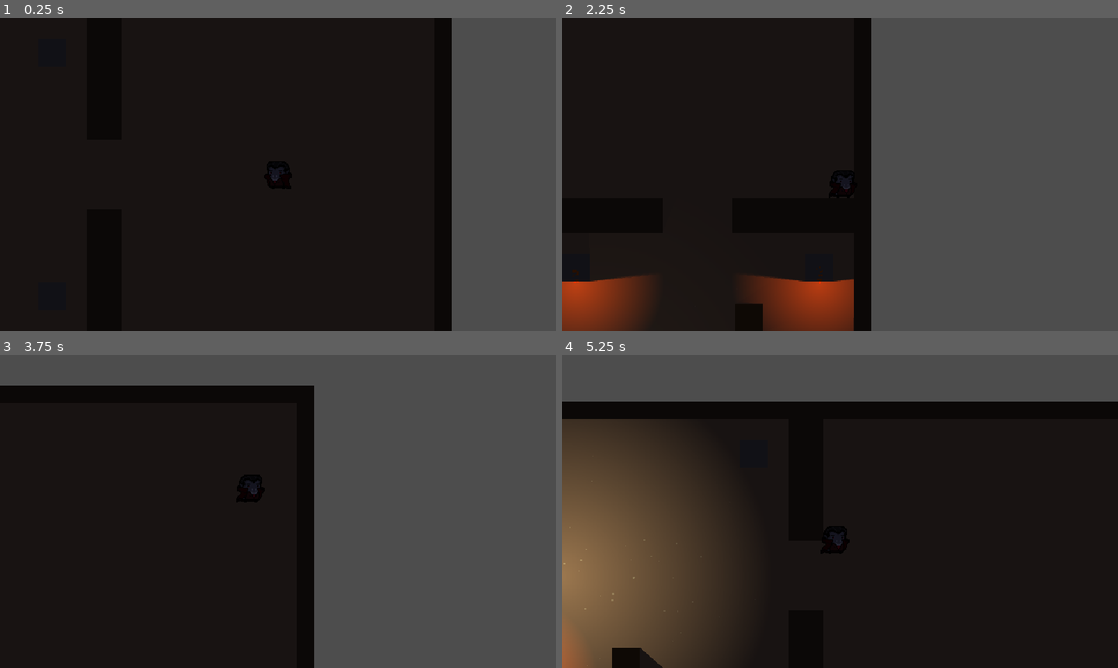
Above: before the commit, frames 1-4 (two rows, left to right).
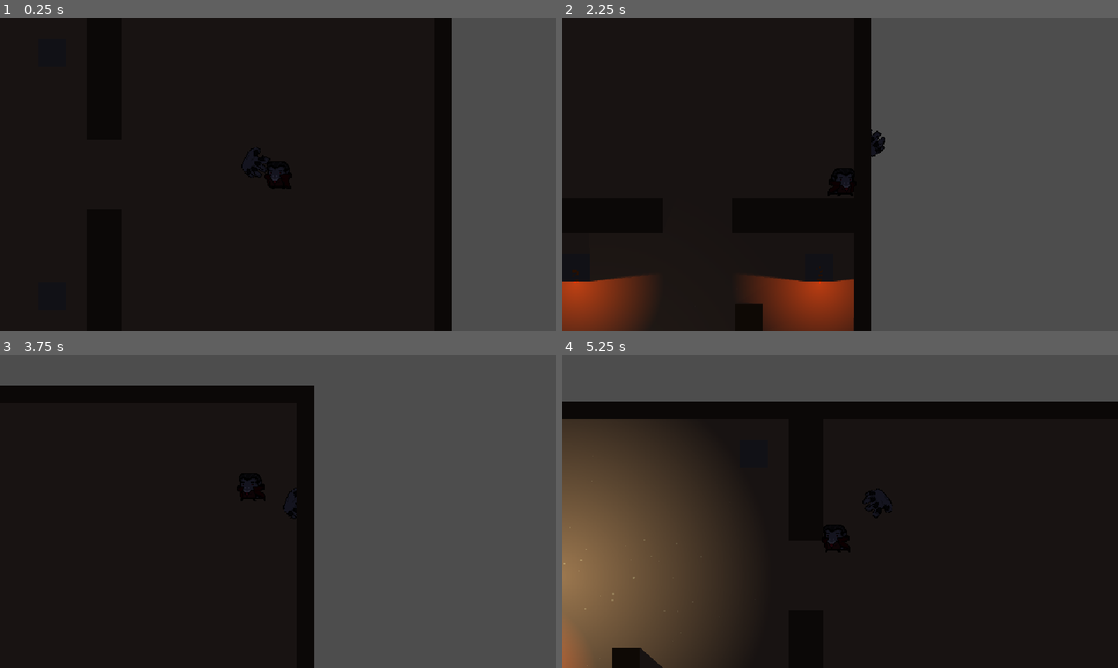
Above: after the commit, the same moments.

Repository: Lohrel/WlademirBizarreAdventures
Game: Godot game, scene res://scenes/level_generator.tscn
The game is run twice, just before and just after one commit, with the same random seed, the same clock (stepped at 60 frames per second) and the same inputs.
Inputs (mouse positions are in pixels of both pictures, inside the frame that each line leads up to):
- Up to frame 1 (0.25 s): no input
- Up to frame 2 (2.25 s): tap Enter at 0.5 s; move the mouse to (962, 158) at 0.52 s; hold Right (move_right) 0.53-1.28 s; click (962, 158) at 0.6 s; tap Shift (dash) at 0.8, 1.35 s; move the mouse to (728, 190) at 1.27 s; hold S (move_down) 1.28-2.03 s; click (728, 190) at 1.55 s; move the mouse to (895, 105) at 2.02 s; hold Right (move_right) from 2.03 s (still down); click (895, 105) at 2.1 s
- Up to frame 3 (3.75 s): tap Shift (dash) at 2.3, 2.85 s; move the mouse to (250, 574) at 2.77 s; release Right (move_right) at 2.78 s; hold W (move_up) 2.78-3.53 s; click (250, 574) at 3.05 s; move the mouse to (444, 558) at 3.52 s; hold A (move_left) from 3.53 s (still down); click (444, 558) at 3.6 s
- Up to frame 4 (5.25 s): tap Shift (dash) at 3.8, 4.35 s; move the mouse to (673, 464) at 4.27 s; click (673, 464) at 4.55 s; move the mouse to (867, 511) at 5.02 s; release A (move_left) at 5.03 s; hold S (move_down) from 5.03 s (still down); click (867, 511) at 5.1 s

The runs differ from the first frame. In frame 2, 0.2% of the frame differs, in the area x 49-59%, y 35-57%; in frame 3, less than 0.1%; in frame 4, less than 0.1%.

Commit message:
comecei a implementar o ataque

Diff:
--- /dev/null
+++ b/garra_player.tscn
@@ -0,0 +1,13 @@
+[gd_scene format=3 uid="uid://ctt3ybxltjmat"]
+
+[ext_resource type="Texture2D" uid="uid://btry4vdo5qvce" path="res://assets/sprites/maos_vampiro.png" id="1_0rx0y"]
+[ext_resource type="Script" uid="uid://bo4ddgro5a3of" path="res://hand.gd" id="2_edlm2"]
+
+[node name="garra_player" type="Node2D" unique_id=506683672]
+
+[node name="hand" type="Sprite2D" parent="." unique_id=96135502]
+position = Vector2(17, 0)
+texture = ExtResource("1_0rx0y")
+vframes = 2
+script = ExtResource("2_edlm2")
+distancia = 25
--- /dev/null
+++ b/hand.gd
@@ -0,0 +1,20 @@
+extends Sprite2D
+
+@export var distancia := 20
+
+func _process(delta: float) -> void:
+	var player = get_parent().get_parent()
+
+	var dir = (get_global_mouse_position() - player.global_position).normalized()
+
+	global_position = player.global_position + dir * distancia
+
+	look_at(get_global_mouse_position())
+
+	rotation_degrees = wrap(rotation_degrees, 0, 360)
+
+	if not player._is_attacking:
+		if rotation_degrees > 90 and rotation_degrees < 270:
+			scale.y = -1
+		else:
+			scale.y = 1
--- a/project.godot
+++ b/project.godot
@@ -23,6 +23,7 @@
 
 window/size/viewport_width=640
 window/size/viewport_height=360
+window/size/mode=3
 window/size/window_width_override=1280
 window/size/window_height_override=720
 window/stretch/mode="viewport"
@@ -77,3 +78,5 @@
 
 textures/canvas_textures/default_texture_filter=0
 rendering_device/driver.windows="d3d12"
+2d/size/mode=0
+2d/stretch/scale=1.0
--- a/scenes/player.tscn
+++ b/scenes/player.tscn
@@ -1,7 +1,8 @@
 [gd_scene format=3 uid="uid://bls2nwi65cm7k"]
 
-[ext_resource type="Script" uid="uid://2ujr22kup2fb" path="res://scripts/Player.gd" id="1_g2els"]
+[ext_resource type="Script" uid="uid://2ujr22kup2fb" path="res://scripts/player.gd" id="1_g2els"]
 [ext_resource type="Texture2D" uid="uid://dsgqp0vwv7vuo" path="res://assets/sprites/player/vampiro_spritesheet.png" id="2_qhqgy"]
+[ext_resource type="PackedScene" uid="uid://ctt3ybxltjmat" path="res://garra_player.tscn" id="3_qhqgy"]
 
 [sub_resource type="CapsuleShape2D" id="CapsuleShape2D_g2els"]
 radius = 13.0
@@ -223,8 +224,6 @@
 &"walk_right": SubResource("Animation_tuyoq")
 }
 
-[sub_resource type="AnimationNodeBlendSpace2D" id="AnimationNodeBlendSpace2D_nlooh"]
-
 [sub_resource type="AnimationNodeAnimation" id="AnimationNodeAnimation_fjrip"]
 animation = &"idle_left"
 
@@ -252,25 +251,20 @@
 blend_mode = 1
 
 [sub_resource type="AnimationNodeStateMachine" id="AnimationNodeStateMachine_rcof1"]
-states/attack/node = SubResource("AnimationNodeBlendSpace2D_nlooh")
-states/attack/position = Vector2(457, 286)
 states/idle/node = SubResource("AnimationNodeBlendSpace2D_epux0")
 states/idle/position = Vector2(457, 118)
 states/walk/node = SubResource("AnimationNodeBlendSpace2D_62abg")
 states/walk/position = Vector2(457, 200)
 
-[sub_resource type="RectangleShape2D" id="RectangleShape2D_1ikvx"]
-size = Vector2(12, 14)
-
 [node name="Node2D" type="Node2D" unique_id=816610571]
 metadata/_edit_horizontal_guides_ = [-2917.0]
 
-[node name="player" type="CharacterBody2D" parent="." unique_id=318862848 node_paths=PackedStringArray("_animation_tree", "_attack_timer", "_dash_timer", "_cooldown_dash")]
+[node name="player" type="CharacterBody2D" parent="." unique_id=318862848 node_paths=PackedStringArray("_animation_tree", "_dash_timer", "_cooldown_dash", "_attack_timer")]
 script = ExtResource("1_g2els")
 _animation_tree = NodePath("AnimationTree")
-_attack_timer = NodePath("attack_timer")
 _dash_timer = NodePath("dash_timer")
 _cooldown_dash = NodePath("cooldown_dash")
+_attack_timer = NodePath("attack_timer")
 _dash_speed = 500.0
 
 [node name="Sprite2D" type="Sprite2D" parent="player" unique_id=1696686061]
@@ -288,27 +282,21 @@
 [node name="AnimationTree" type="AnimationTree" parent="player" unique_id=666297555]
 tree_root = SubResource("AnimationNodeStateMachine_rcof1")
 anim_player = NodePath("../AnimationPlayer")
-parameters/attack/blend_position = Vector2(0, 0)
 parameters/idle/blend_position = Vector2(-0.0016877651, 0.0066814423)
 parameters/walk/blend_position = Vector2(0, 0)
 
-[node name="attack" type="Area2D" parent="player" unique_id=645274846]
-
-[node name="CollisionShape2D" type="CollisionShape2D" parent="player/attack" unique_id=604750917]
-position = Vector2(3, 12)
-scale = Vector2(0.5, 0.5)
-shape = SubResource("RectangleShape2D_1ikvx")
-
-[node name="attack_timer" type="Timer" parent="player" unique_id=866919297]
-wait_time = 0.4
-one_shot = true
-
 [node name="dash_timer" type="Timer" parent="player" unique_id=1621842083]
 wait_time = 0.3
 
 [node name="cooldown_dash" type="Timer" parent="player" unique_id=252727031]
 wait_time = 0.5
 
-[connection signal="timeout" from="player/attack_timer" to="player" method="_on_attack_timer_timeout"]
+[node name="attack_timer" type="Timer" parent="player" unique_id=710866501]
+wait_time = 0.2
+
+[node name="garra_player" parent="player" unique_id=506683672 instance=ExtResource("3_qhqgy")]
+z_index = -1
+
 [connection signal="timeout" from="player/dash_timer" to="player" method="_on_dash_timer_timeout"]
 [connection signal="timeout" from="player/cooldown_dash" to="player" method="_on_cooldown_dash_timeout"]
+[connection signal="timeout" from="player/attack_timer" to="player" method="_on_attack_timer_timeout"]
--- a/scripts/player.gd
+++ b/scripts/player.gd
@@ -1,20 +1,21 @@
 extends CharacterBody2D
 
 @export var _animation_tree: AnimationTree
-@export var _attack_timer : Timer = null
 @export var _dash_timer : Timer = null
 @export var _cooldown_dash : Timer = null
+@export var _attack_timer : Timer = null
 @export var _dash_speed: float = 200.0
 
 var _move_speed: float = 200.0
 var _use_dash: bool = true
 var _state_machine
-var _is_attacking: bool = false
 var _last_direction := Vector2.RIGHT
 var _dash_direction := Vector2.ZERO
 var _is_dashing: bool = false
+var _is_attacking: bool = false
 
 func _ready() -> void:
+	print ("ok")
 	_state_machine = _animation_tree["parameters/playback"]
 	add_to_group("player")
 
@@ -44,11 +45,10 @@
 	else:
 		_move()
 
-	_attack()
 	_animate()
 	move_and_slide()
 	_push_objects()
-
+	_attack()
 
 
 # MOVIMENTO
@@ -78,40 +78,18 @@
 
 		_animation_tree["parameters/walk/blend_position"] = _last_direction
 		_animation_tree["parameters/idle/blend_position"] = _last_direction
-		_animation_tree["parameters/attack/blend_position"] = _last_direction
-
 	# Movimento
 	velocity = _direction.normalized() * _move_speed
-
-# ATAQUE
-
-func _attack() -> void:
-	if _is_dashing:
-		return
-	if Input.is_action_just_pressed("attack") and _is_attacking == false:
-		#set_physics_process(false)  # trava o player
-		_attack_timer.start()
-		_is_attacking = true
 
 # ANIMAÇÃO
 
 func _animate() -> void:
-	if _is_attacking:
-		_state_machine.travel("attack")
-		return
 
 	if velocity.length() > 1:
 		_state_machine.travel("walk")
 		return
 
 	_state_machine.travel("idle")
-
-# FIM DO ATAQUE
-
-func _on_attack_timer_timeout() -> void:
-	#set_physics_process(true) #destrava o player
-	_is_attacking = false
-
 
 # EMPURRAR OBJETOS
 
@@ -146,3 +124,17 @@
 
 func _on_cooldown_dash_timeout() -> void:
 	_use_dash = true
+
+#attack
+func _attack() -> void:
+	if Input.is_action_just_pressed("attack") and _is_attacking == false:
+		_attack_timer.start()
+		_is_attacking = true
+
+	if _is_attacking:
+		$garra_player/hand.distancia = 60
+
+
+func _on_attack_timer_timeout() -> void:
+	$garra_player/hand.distancia = 25
+	_is_attacking = false
Binary file added: assets/sprites/maos_vampiro.png
Not shown, added: assets/sprites/maos_vampiro.png.import
